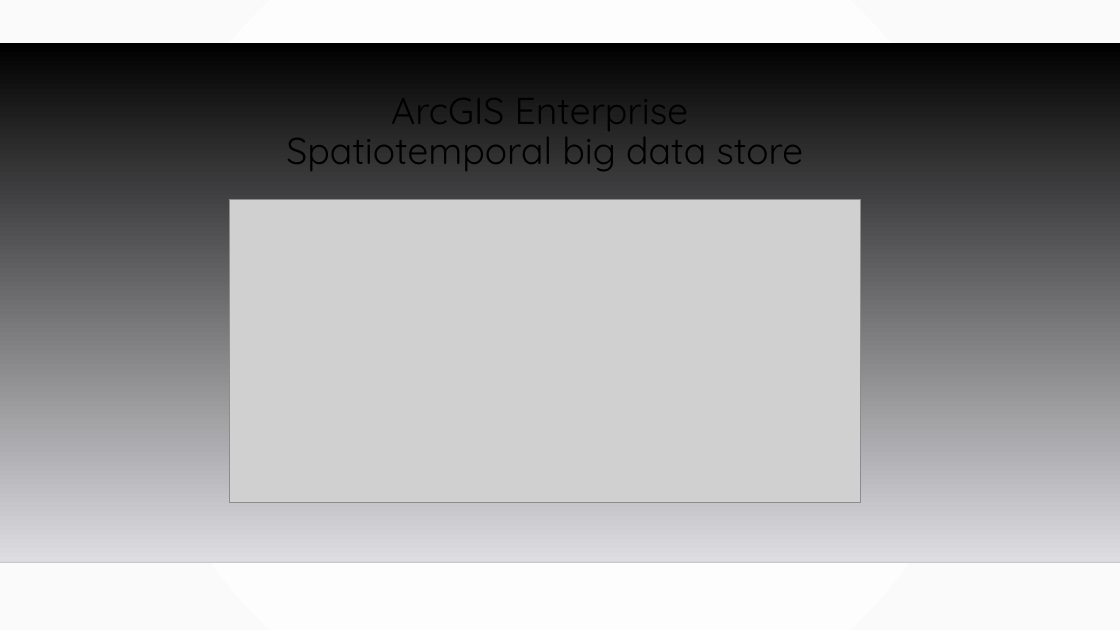
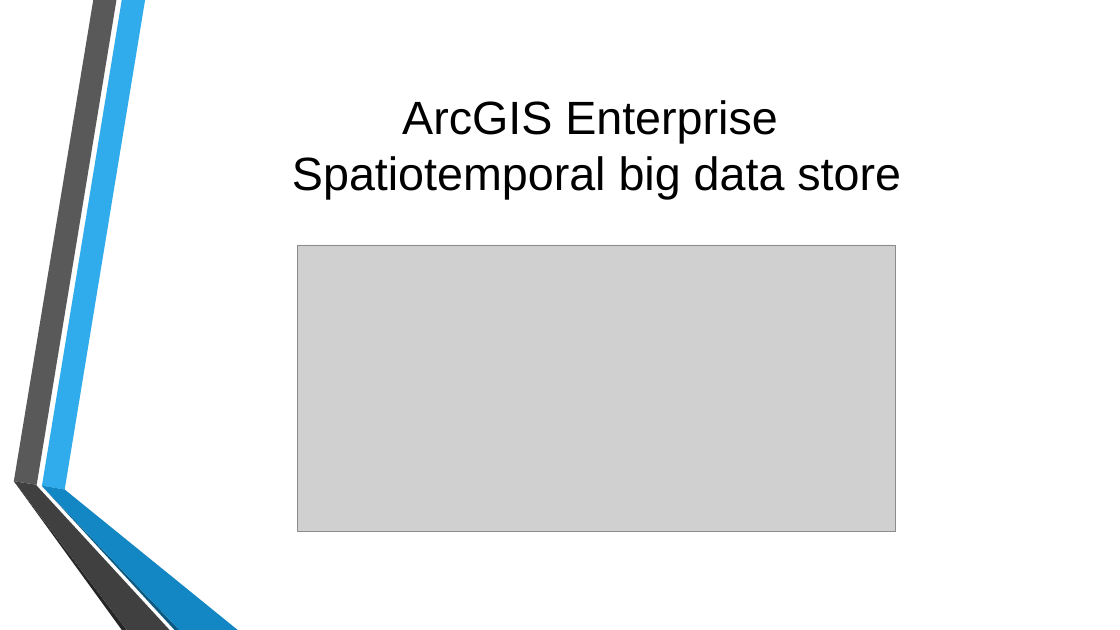
Before and after one commit to MGIS-UMN/GIS5577_week10, a slide deck: slide 13 of WebMapping_Backend.odp. Drawn at 1120x630 pixels with LibreOffice and Linux fonts; fonts in the diff are those of the drawing; grey boxes stand for pictures; background and template pictures are left out. Boxes give left, top, right and bottom in pixels: in the first picture for what was removed or moved away, otherwise in the second. Text is boxed around its words. In the diff, an @@ line names an element or a change of style, - is before the commit and + after.

```diff
--- a/WebMapping_Backend.odp
+++ b/WebMapping_Backend.odp
@@ background gradient #FFFFFF to #FAFAFA to picture (left out) @@
@@ freeform shape removed at (0,43,1120,562) @@
@@ title "ArcGIS Enterprise Spatiotemporal big data ...": place and size @@
-title "ArcGIS Enterprise Spatiotemporal big data ..." at (286,80,803,171)
+title "ArcGIS Enterprise Spatiotemporal big data ..." at (292,100,901,199)
@@ title "ArcGIS Enterprise Spatiotemporal big data ..." at (292,100,901,199): size 32 to 40 pt, font Quicksand to Arial; line spacing 0.9 to 1; vertical alignment top to middle @@
@@ picture: place and size @@
-picture at (229,199,860,502)
+picture at (297,245,896,533)
@@ group added at (13,0,238,630): 6 freeform shapes @@
@@ line removed from (0, 562) to (1120, 562) @@
```
Also in this commit, not shown: 12 other slides changed, 1 other file.
